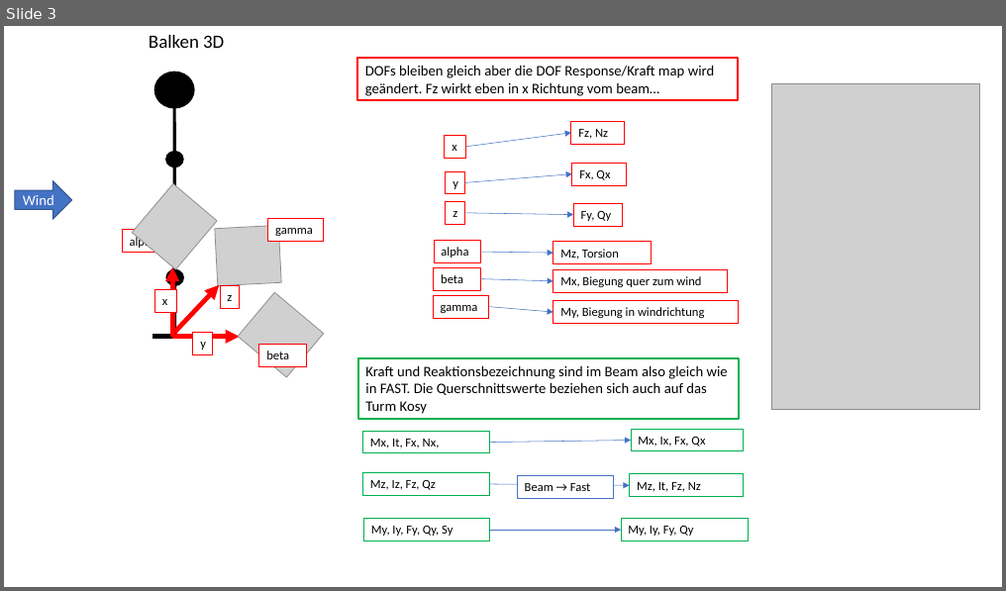
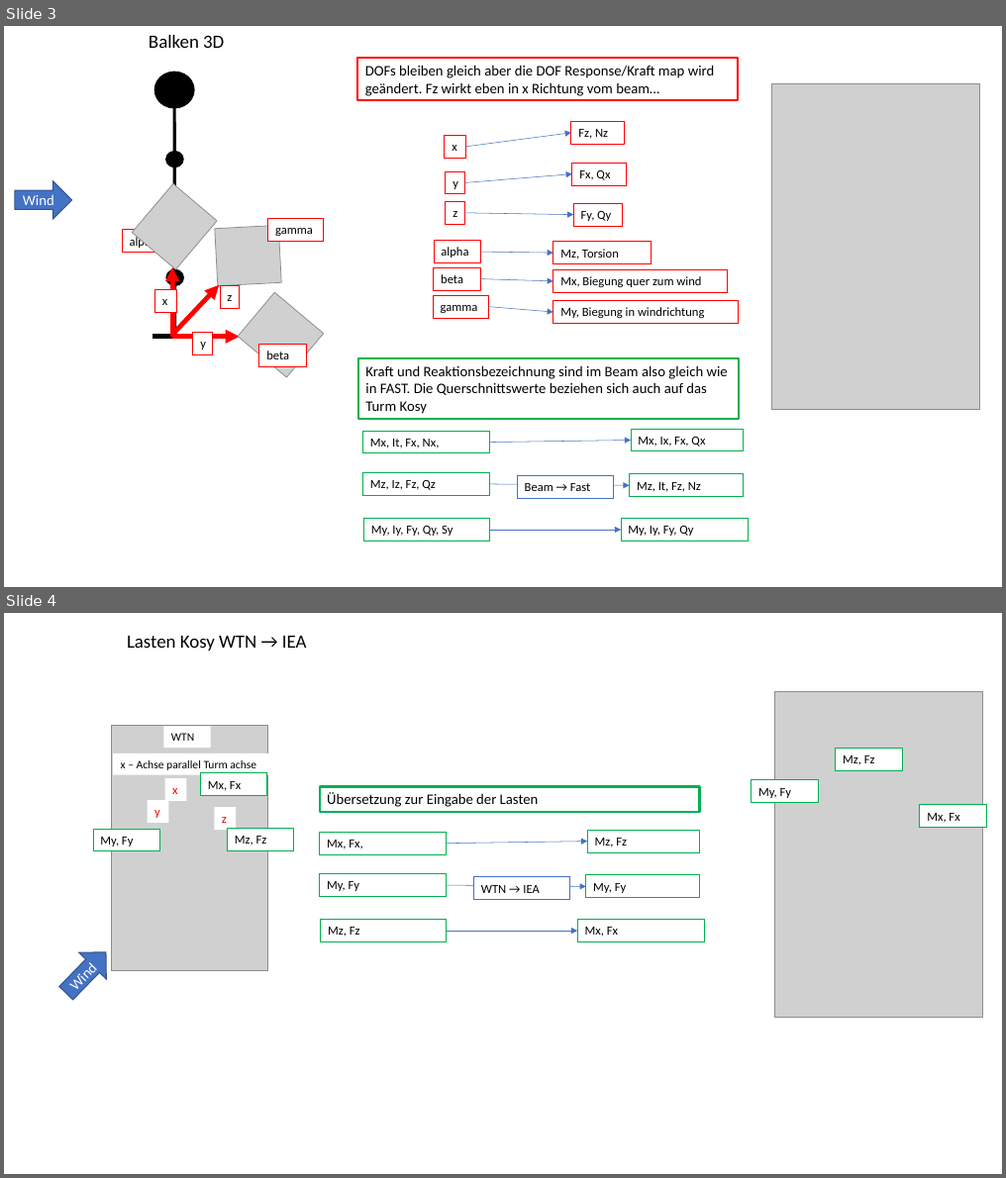
Before and after one commit to JoZimmer/CoupledBeams, a slide deck: Übersicht_3DBeam.pptx. Shown one above the other, each under a label of ours: slide 3 before the commit, slides 3 and 4 after it. The pictures are 1006x591 and 1006x1178 pixels, drawn with LibreOffice and Linux fonts; fonts in the diff are those of the drawing; grey boxes stand for pictures. Boxes give left, top, right and bottom in pixels: in the first picture for what was removed or moved away, otherwise in the second. Text is boxed around its words. In the diff, an @@ line names an element or a change of style, - is before the commit and + after.

Commit message:
update input params + Lasten WTN

```diff
--- a/Übersicht_3DBeam.pptx
+++ b/Übersicht_3DBeam.pptx
@@ slide 4 added at (4, 613, 1002, 1174), background #FFFFFF @@
@@ text added at (127, 636, 307, 651), 18 pt, text #000000 @@
+Lasten Kosy WTN → IEA
@@ rectangle added at (320, 786, 700, 812), outline #00B050 2.25 pt, 14 pt, text #000000 @@
+Übersetzung zur Eingabe der Lasten
@@ group added at (751, 691, 986, 1017): 3 rectangles, 1 picture @@
+Mz, Fz
+My, Fy
+Mx, Fx
@@ group added at (93, 726, 294, 970): 8 rectangles, 1 picture @@
+WTN
+x – Achse parallel Turm achse
+z
+x
+y
+Mx, Fx
+Mz, Fz
+My, Fy
@@ rectangle added at (320, 833, 448, 855), fill #FFFFFF, outline #00B050 0.75 pt, 12 pt, text #000000 @@
+Mx, Fx,
@@ arrow added from (447, 844) to (587, 842), #4472C4 0.5 pt @@
@@ rectangle added at (587, 830, 699, 853), fill #FFFFFF, outline #00B050 0.75 pt, 12 pt, text #000000 @@
+Mz, Fz
@@ rectangle added at (320, 874, 448, 897), fill #FFFFFF, outline #00B050 0.75 pt, 12 pt, text #000000 @@
+My, Fy
@@ rectangle added at (474, 877, 570, 900), fill #FFFFFF, outline #4472C4 0.75 pt, 12 pt, text #000000 @@
+WTN → IEA
@@ rectangle added at (586, 875, 700, 897), fill #FFFFFF, outline #00B050 0.75 pt, 12 pt, text #000000 @@
+My, Fy
@@ arrow added from (447, 885) to (586, 887), #4472C4 0.5 pt @@
@@ right arrow added at (53, 939, 119, 1006), fill #4472C4, outline #325491 1 pt, 14 pt, text #FFFFFF @@
+Wind
@@ rectangle added at (321, 920, 447, 943), fill #FFFFFF, outline #00B050 0.75 pt, 12 pt, text #000000 @@
+Mz, Fz
@@ arrow added from (447, 931) to (577, 931), #4472C4 0.5 pt @@
@@ rectangle added at (577, 920, 705, 943), fill #FFFFFF, outline #00B050 0.75 pt, 12 pt, text #000000 @@
+Mx, Fx
```
Also in this commit, not shown: 1 slide changed, 8 other files.
